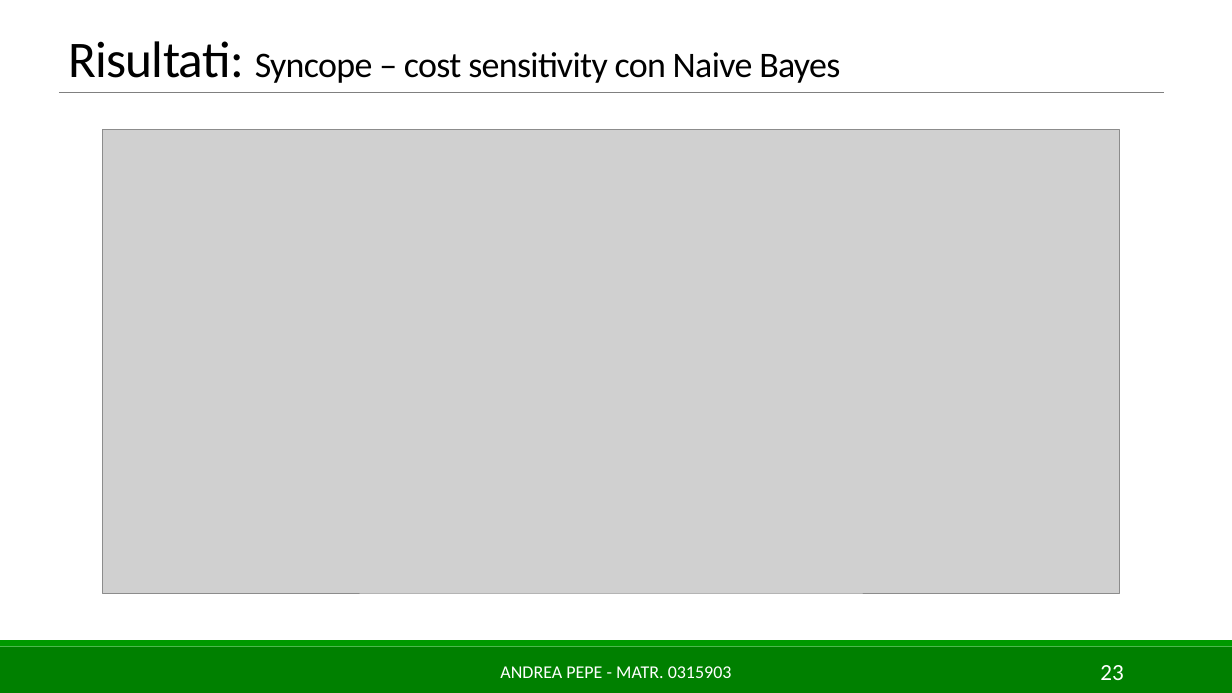
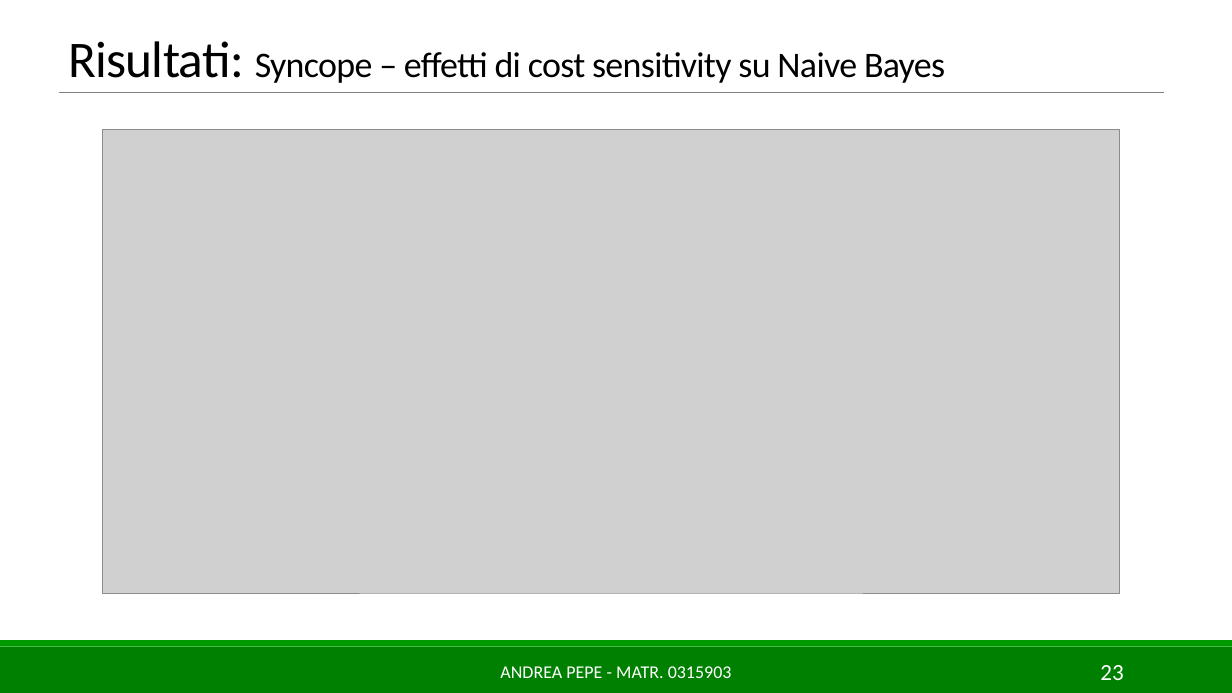
Before and after one commit to AndreaPepe/ISW2_Deliverables, a slide deck: slide 23 of ML/Slides/MLforSE_AndreaPepe_0315903.pptx. Drawn at 1232x693 pixels with LibreOffice and Linux fonts; fonts in the diff are those of the drawing; grey boxes stand for pictures. Boxes give left, top, right and bottom in pixels: in the first picture for what was removed or moved away, otherwise in the second. Text is boxed around its words. In the diff, an @@ line names an element or a change of style, - is before the commit and + after.

```diff
--- a/ML/Slides/MLforSE_AndreaPepe_0315903.pptx
+++ b/ML/Slides/MLforSE_AndreaPepe_0315903.pptx
@@ title at (68, 41, 945, 83): text changed @@
-Risultati: Syncope – cost sensitivity con Naive Bayes
+Risultati: Syncope – effetti di cost sensitivity su Naive Bayes
```
Also in this commit, not shown: 11 other slides changed, 1 other file.
